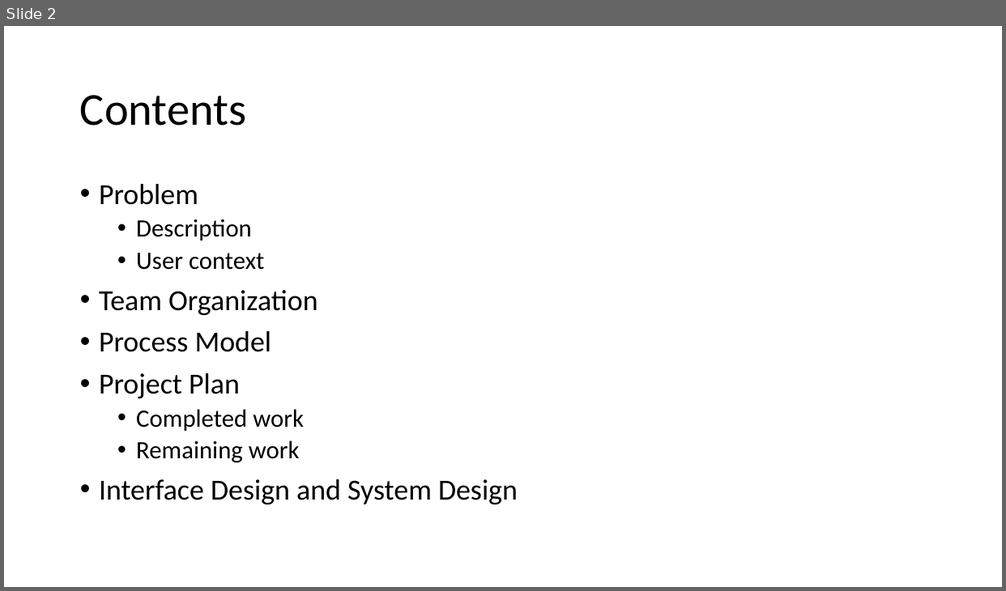
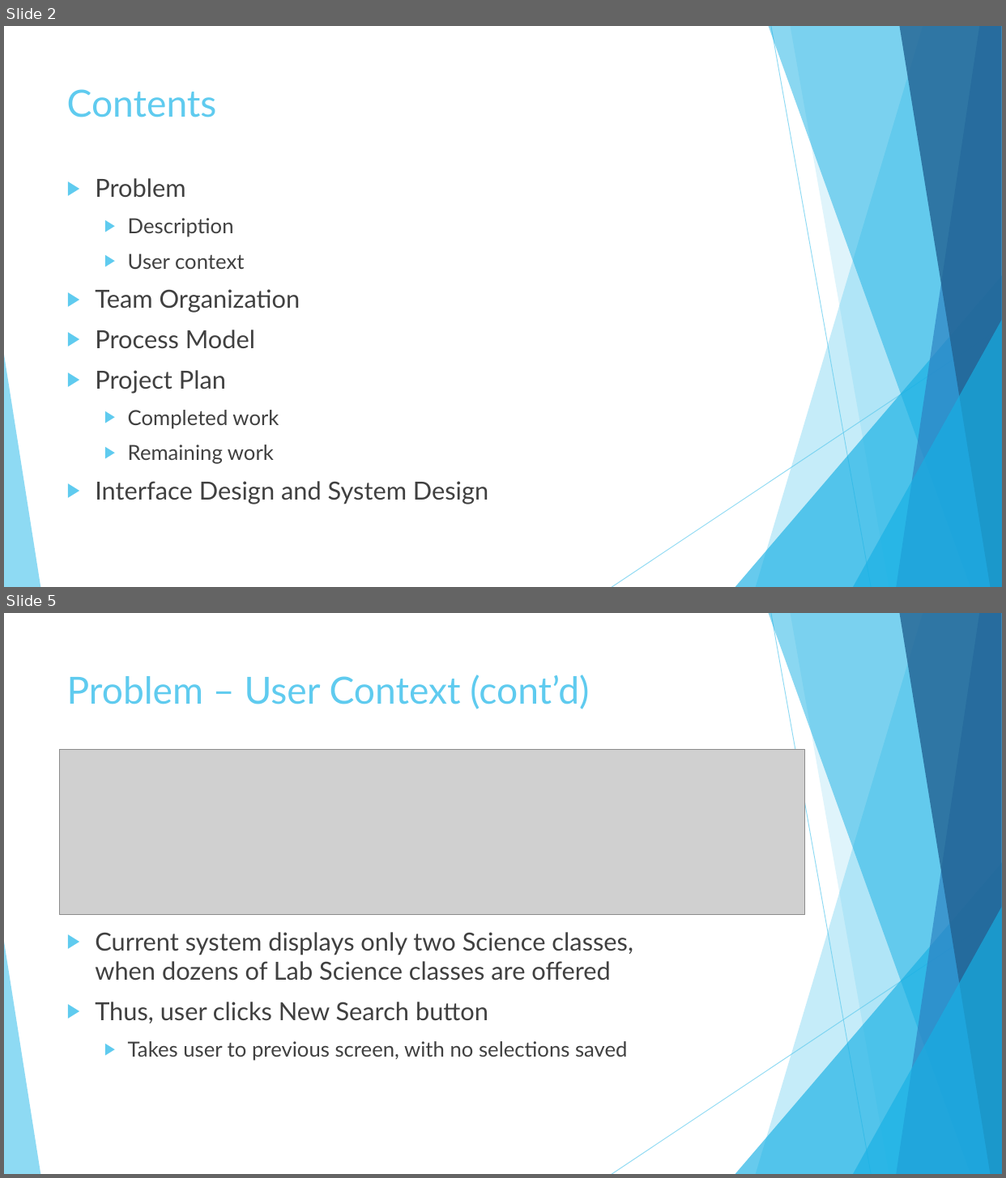
Before and after one commit to blueberryboson/Software-Engineering-Spr-2016, a slide deck: Open.Classes.Project.Interim.Presentation.pptx. Shown one above the other, each under a label of ours: slide 2 before the commit, slides 2 and 5 after it; the slides between them are not shown. The pictures are 1006x591 and 1006x1178 pixels, drawn with LibreOffice and Linux fonts; fonts in the diff are those of the drawing; grey boxes stand for pictures. Boxes give left, top, right and bottom in pixels: in the first picture for what was removed or moved away, otherwise in the second. Text is boxed around its words. In the diff, an @@ line names an element or a change of style, - is before the commit and + after.

```diff
--- a/Open.Classes.Project.Interim.Presentation.pptx
+++ b/Open.Classes.Project.Interim.Presentation.pptx
@@ slide 5 added at bbox=[4, 613, 1002, 1174], background #FFFFFF; not listed: 10 template elements that a slide beside it also shows @@
@@ title added at bbox=[67, 675, 589, 709], 36 pt, text #5FCBEF @@
+Problem – User Context (cont’d)
@@ picture added at bbox=[59, 749, 805, 914] @@
@@ text added at bbox=[95, 932, 633, 1061], 24 pt, text #404040 @@
+▶ Current system displays only two Science classes, when dozens of Lab Science classes are offered
+▶ Thus, user clicks New Search button
+  ▶ Takes user to previous screen, with no selections saved
@@ slide 2 changed as well @@
@@ title "Contents": place and size @@
-title "Contents" at bbox=[80, 95, 247, 126]
+title "Contents" at bbox=[67, 89, 217, 118]
@@ title "Contents" at bbox=[67, 89, 217, 118]: size 44 to 36 pt, font Calibri to Lato, text colour #000000 to #5FCBEF; line spacing 0.9 to 1; vertical alignment middle to top @@
@@ text "Problem": place and size @@
-text "Problem" at bbox=[99, 184, 518, 505]
+text "Problem" at bbox=[95, 178, 488, 505]
@@ text "Problem" at bbox=[95, 178, 488, 505]: size 28 to 24 pt in "Problem", "Team Organization", "Process Model", "Project Plan" and 1 more places; font Calibri to Lato, text colour #000000 to #404040; size 24 to 20 pt in "Description", "User context", "Completed work", "Remaining work"; bullet • to ▶; line spacing 0.9 to 1; more space between paragraphs @@
@@ group added at bbox=[4, 26, 1002, 587]: 5 freeform shapes, 3 triangles, 2 lines @@
```
Also in this commit, not shown: 7 other slides changed, 1 other slide added, 1 slide removed.
